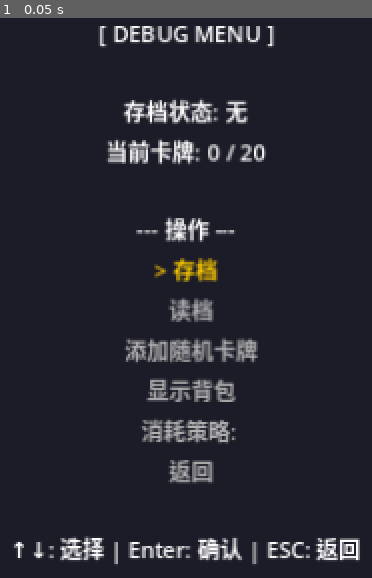
Above: before the commit, frame 1.
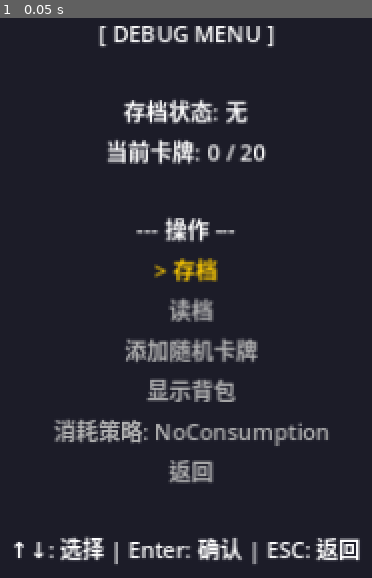
Above: after the commit, the same moment.

Repository: owofile/gambler
Game: Godot game, scene res://scenes/Thryzhn/UI_Scenes/debug/debug.tscn
Two runs of this game, one before a commit and one after it. Both use one fixed random seed, a clock stepped at 60 frames per second and the inputs below. This scene is started directly instead of the project's main scene.
Inputs:
- Up to frame 1 (0.05 s): no input

The runs differ from the first frame. In frame 1, 1.8% of the frame differs, in the area x 14-89%, y 71-77%.
Error before the commit: Invalid call. Nonexistent function 'get_policy_name' in base 'RefCounted (NoConsumptionPolicy)'. (res://scenes/Thryzhn/UI_Scenes/debug/gd/debug_menu.gd:151)

Commit message:
Add get_policy_name() to all IDeckPolicy implementations
Missing method was causing 'Invalid call. Nonexistent function get_policy_name in base RefCounted' when debug menu tried to display deck policy name.

Diff:
--- a/scripts/battle/policies/ConsumeWithDrawPolicy.gd
+++ b/scripts/battle/policies/ConsumeWithDrawPolicy.gd
@@ -10,3 +10,6 @@
 
 func get_name() -> String:
 	return "ConsumeWithDraw"
+
+func get_policy_name() -> String:
+	return get_name()
--- a/scripts/battle/policies/ForceExitPolicy.gd
+++ b/scripts/battle/policies/ForceExitPolicy.gd
@@ -10,3 +10,6 @@
 
 func get_name() -> String:
 	return "ForceExit"
+
+func get_policy_name() -> String:
+	return get_name()
--- a/scripts/battle/policies/IDeckPolicy.gd
+++ b/scripts/battle/policies/IDeckPolicy.gd
@@ -14,5 +14,5 @@
 func can_continue(current_deck: int, hand_size: int) -> bool:
 	return current_deck >= hand_size
 
-func get_name() -> String:
+func get_policy_name() -> String:
 	return "IDeckPolicy"
--- a/scripts/battle/policies/NoConsumptionPolicy.gd
+++ b/scripts/battle/policies/NoConsumptionPolicy.gd
@@ -7,3 +7,6 @@
 
 func get_name() -> String:
 	return "NoConsumption"
+
+func get_policy_name() -> String:
+	return get_name()
